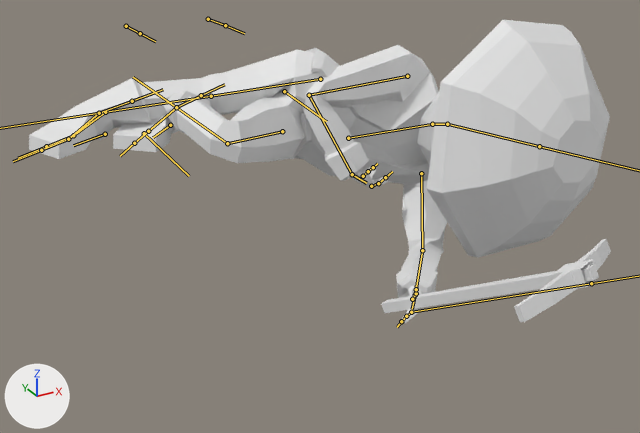
Two versions of the FBX model Map/Assets/Models/Yamato_civil/yamato_civil_pick.fbx, one commit apart.
Both versions are drawn from a 50 mm camera at (-6.51, -20.93, -0.68) aimed at (2.56, -4.45, -8.92). Arrows for +X, +Y and +Z are at lower left; the lights stay in place. Both versions are drawn at frame 21 of the action 'Armature|Dead.001'; the numbers are the values there. The bones that bend it are drawn over the model as lines.

Names of what the first picture shows: 'Yamato'.
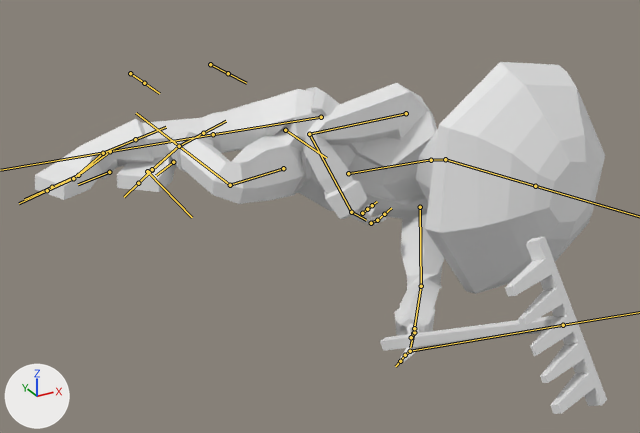
Changed parts and their boxes [x1, y1, x2, y2] in the pictures (640 x 433 px):
'Yamato', posed (16% taller): before [29, 20, 611, 323]; after [35, 62, 607, 414]

The edits, one by one:
Object 'Armature' (bone_rig_object) moves from (-0.01, 0.01, -7.92) to (-0.01, 0.0, -8.96).
